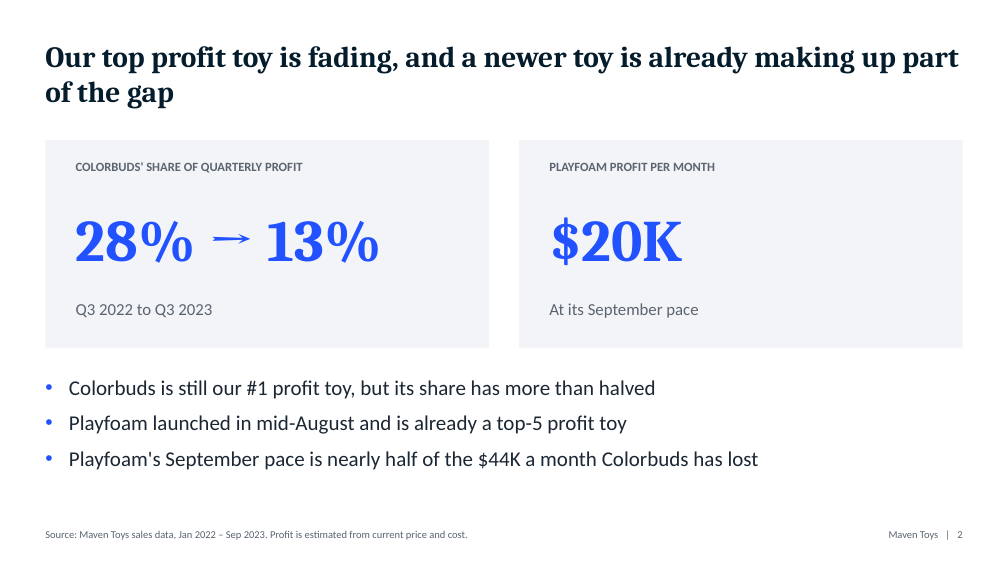
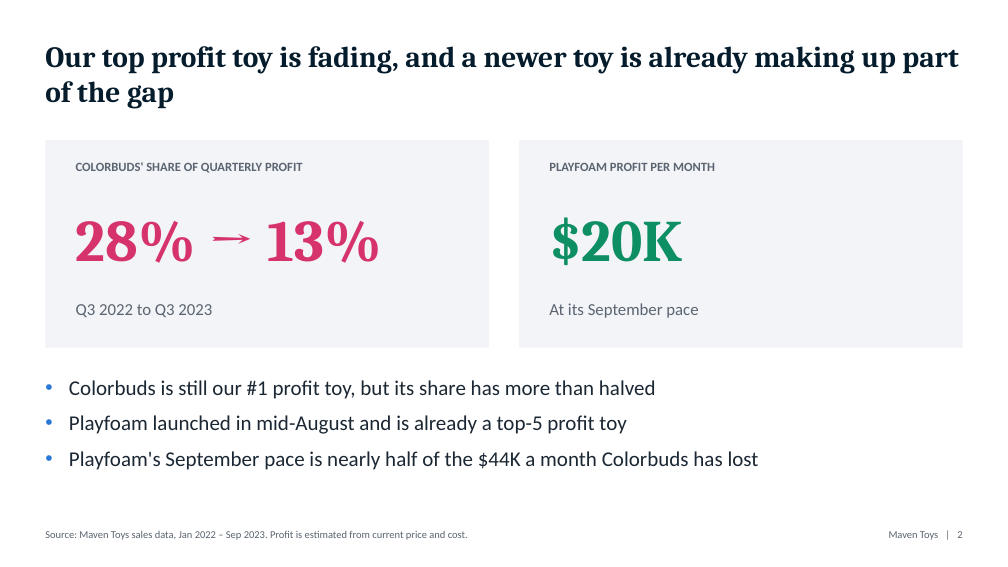
Before and after one commit to surajko9000/maven-toys-ai-analytics, a slide deck: slide 2 of site/deck/Colorbuds_to_Playfoam.pptx. Drawn at 1008x567 pixels with LibreOffice and Linux fonts; fonts in the diff are those of the drawing. Boxes give left, top, right and bottom in pixels: in the first picture for what was removed or moved away, otherwise in the second. Text is boxed around its words. In the diff, an @@ line names an element or a change of style, - is before the commit and + after.

```diff
--- a/site/deck/Colorbuds_to_Playfoam.pptx
+++ b/site/deck/Colorbuds_to_Playfoam.pptx
@@ text "28% → 13%" at [76,221,381,263]: text colour #2251FF to #D6336C @@
@@ text "$20K" at [549,217,682,266]: text colour #2251FF to #0E8F63 @@
@@ text "Colorbuds is still our #1 ..." at [69,380,759,470]: bullet colour #2251FF to #2A78D6 @@
```
Also in this commit, not shown: 5 other slides changed, 8 other files.
